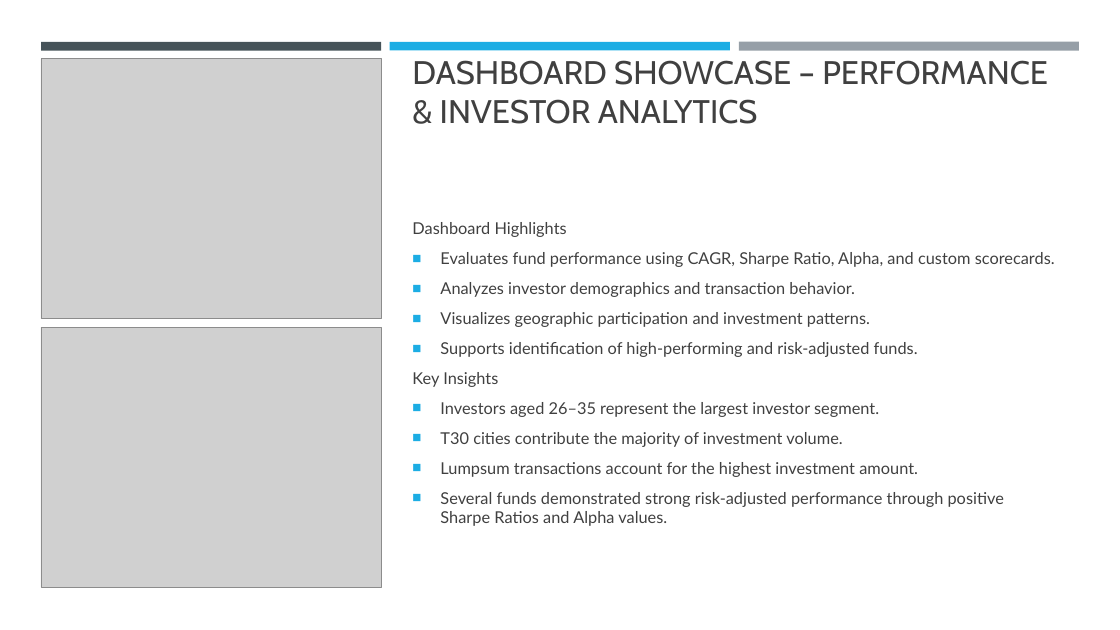
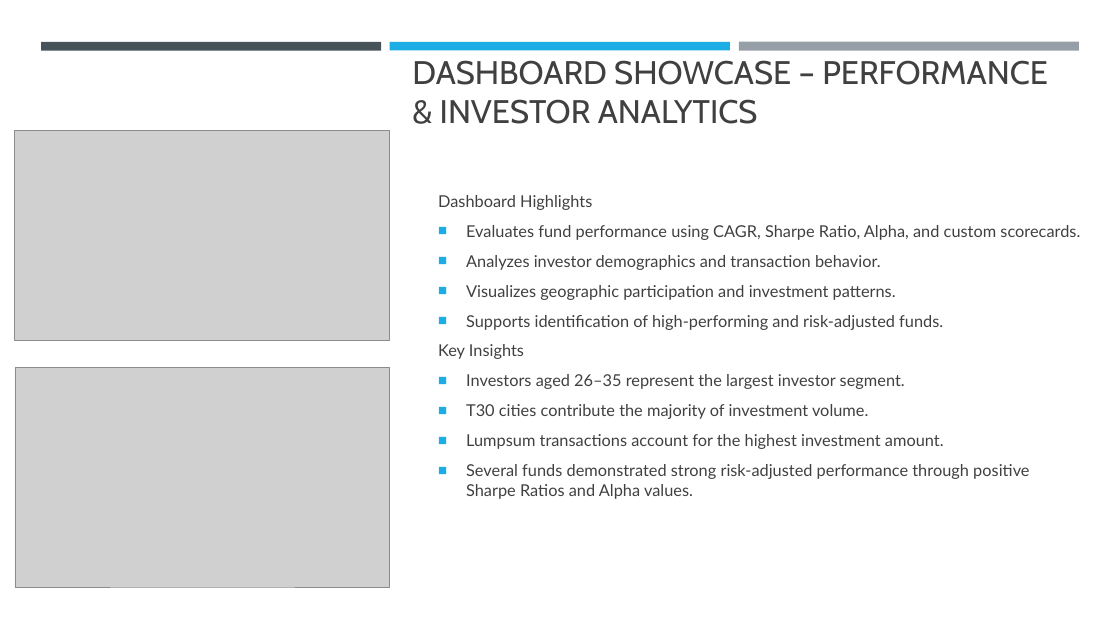
Before and after one commit to Nihal-210/Bluestock-project, a slide deck: slide 10 of reports/Bluestock Mutual Fund Analytics.pptx. Drawn at 1120x630 pixels with LibreOffice and Linux fonts; fonts in the diff are those of the drawing; grey boxes stand for pictures. Boxes give left, top, right and bottom in pixels: in the first picture for what was removed or moved away, otherwise in the second. Text is boxed around its words. In the diff, an @@ line names an element or a change of style, - is before the commit and + after.

```diff
--- a/reports/Bluestock Mutual Fund Analytics.pptx
+++ b/reports/Bluestock Mutual Fund Analytics.pptx
@@ picture: place and size @@
-picture at bbox=[41, 59, 381, 318]
+picture at bbox=[15, 131, 389, 341]
@@ text "Dashboard Highlights": place and size @@
-text "Dashboard Highlights" at bbox=[412, 222, 1055, 526]
+text "Dashboard Highlights" at bbox=[438, 195, 1080, 499]
@@ picture: place and size @@
-picture at bbox=[41, 328, 381, 587]
+picture at bbox=[15, 368, 390, 587]
```
Also in this commit, not shown: 1 other slide changed, 5 other files.
